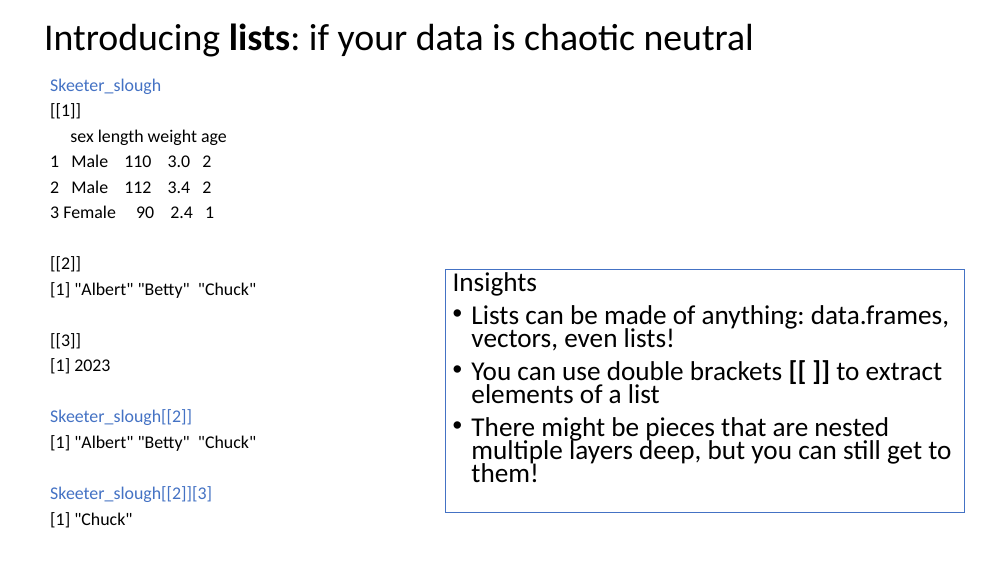
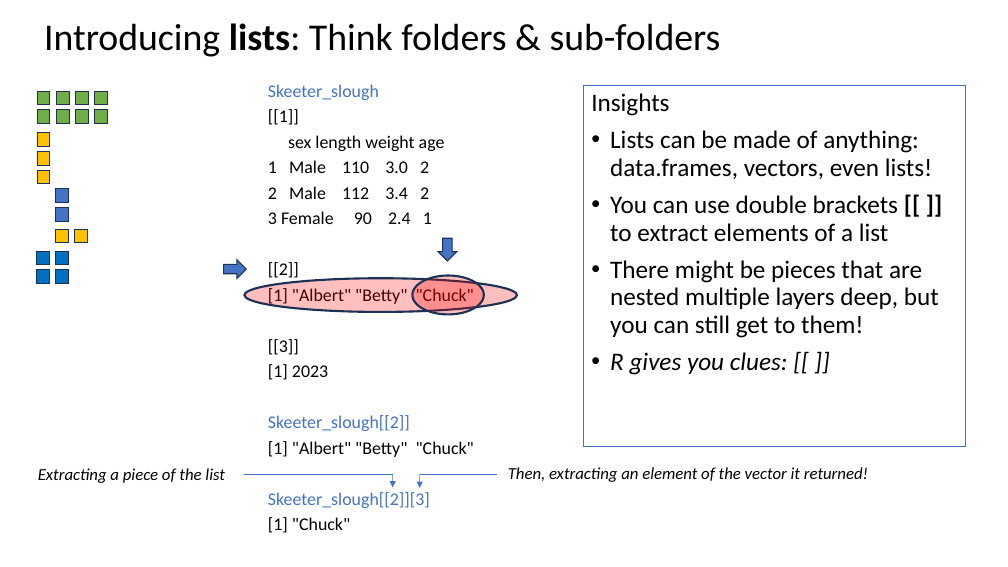
Before and after one commit to justinpriest/ADFG_R_Intro_Workshop, a slide deck: slide 11 of presentations/4 - Programming Basics 2 - Under the Hood.pptx (slide 6 before the commit). Drawn at 1008x567 pixels with LibreOffice and Linux fonts; fonts in the diff are those of the drawing. Boxes give left, top, right and bottom in pixels: in the first picture for what was removed or moved away, otherwise in the second. Text is boxed around its words. In the diff, an @@ line names an element or a change of style, - is before the commit and + after.

```diff
--- a/presentations/4 - Programming Basics 2 - Under the Hood.pptx
+++ b/presentations/4 - Programming Basics 2 - Under the Hood.pptx
@@ title at box(44, 23, 721, 57): text changed @@
-Introducing lists: if your data is chaotic neutral
+Introducing lists: Think folders & sub-folders
@@ text "Skeeter_slough": place and size @@
-text "Skeeter_slough" at box(50, 78, 256, 528)
+text "Skeeter_slough" at box(268, 84, 474, 533)
@@ rectangle "Insights": place and size @@
-rectangle "Insights" at box(445, 269, 965, 513)
+rectangle "Insights" at box(584, 85, 966, 446)
@@ text in rectangle at box(591, 93, 939, 338): size 25.9 to 24 pt; line spacing 0.7 to 0.9 @@
@@ right arrow added at box(438, 239, 457, 261), fill #4472C4, outline #1E3256 1 pt @@
@@ right arrow added at box(224, 259, 247, 278), fill #4472C4, outline #1E3256 1 pt @@
@@ group added at box(36, 91, 108, 284): 19 rectangles @@
@@ ellipse added at box(244, 278, 516, 312), fill #FF0000 at 25% opacity, outline #1E3256 2 pt @@
@@ ellipse added at box(412, 275, 484, 315), fill #FF0000 at 25% opacity, outline #1E3256 2 pt @@
@@ text in rectangle at box(610, 352, 788, 375): paragraph added @@
+• R gives you clues: [[ ]]
@@ text added at box(38, 468, 225, 483), 16 pt, text #000000, italic @@
+Extracting a piece of the list
@@ line added from (393, 474) to (244, 474), #4472C4 0.5 pt @@
@@ arrow added from (393, 474) to (392, 488), #4472C4 0.5 pt @@
@@ arrow added from (420, 475) to (420, 488), #4472C4 0.5 pt @@
@@ line added from (420, 475) to (498, 475), #4472C4 0.5 pt @@
@@ text added at box(508, 467, 868, 482), 16 pt, text #000000, italic @@
+Then, extracting an element of the vector it returned!
```
Also in this commit, not shown: 8 other slides changed, 7 slides added, 5 slides removed, 3 other files.
